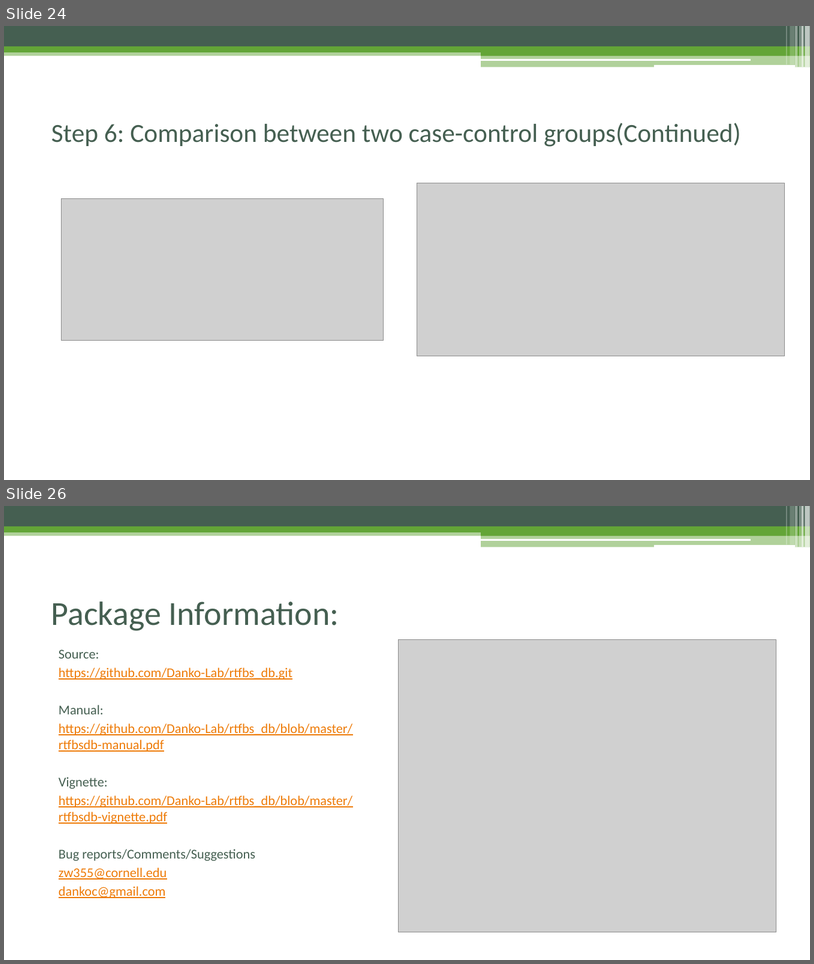
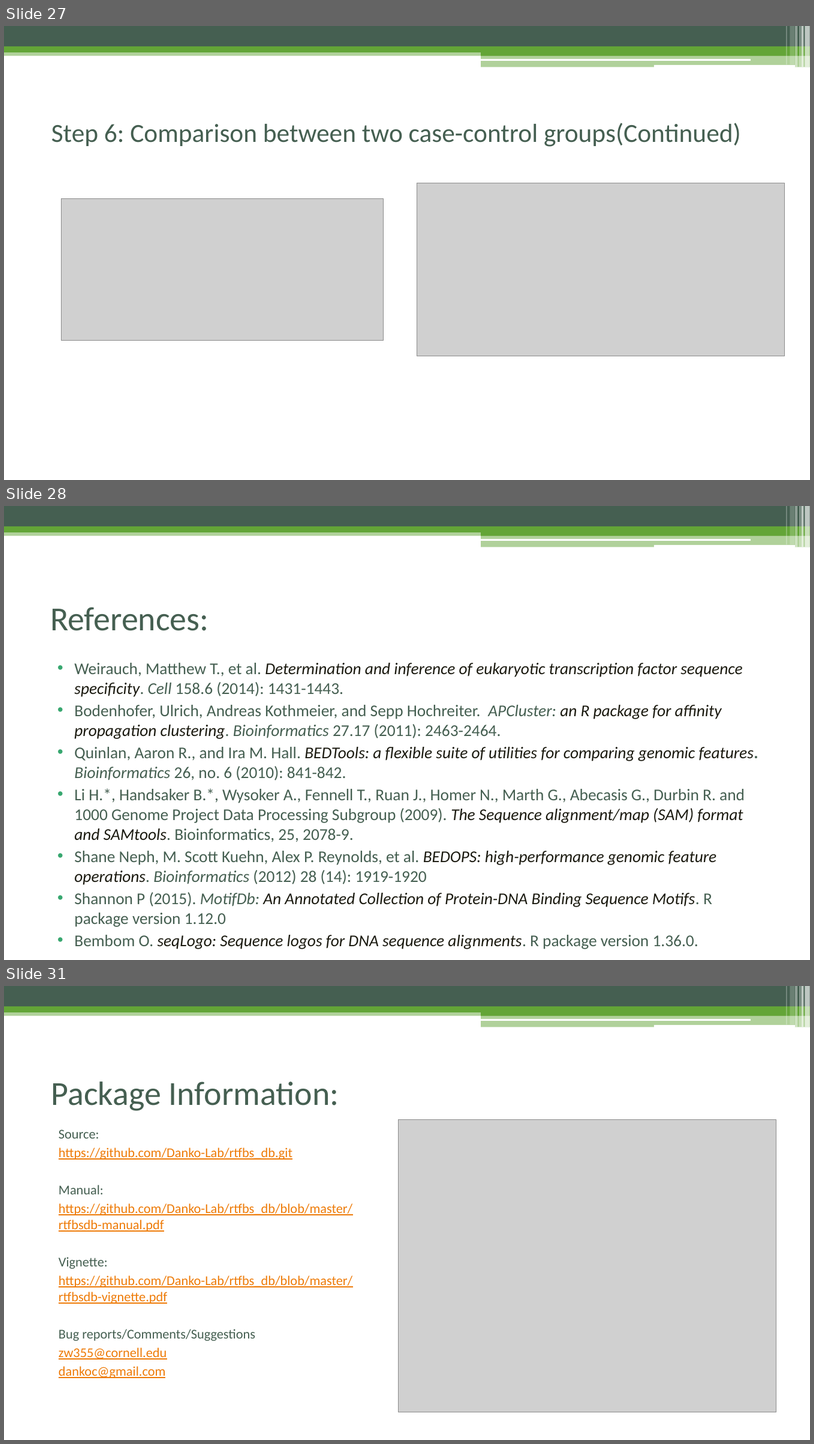
Before and after one commit to Danko-Lab/rtfbs_db, a slide deck: rtfbsdb-tutorial.pptx. Shown one above the other, each under a label of ours: slides 24 and 26 before the commit, slides 27, 28 and 31 after it; the slides between them are not shown. The pictures are 814x964 and 814x1444 pixels, drawn with LibreOffice and Linux fonts; fonts in the diff are those of the drawing; grey boxes stand for pictures. Boxes give left, top, right and bottom in pixels: in the first picture for what was removed or moved away, otherwise in the second. Text is boxed around its words. In the diff, an @@ line names an element or a change of style, - is before the commit and + after.

```diff
--- a/rtfbsdb-tutorial.pptx
+++ b/rtfbsdb-tutorial.pptx
@@ slide 28 added at <box>4,506,810,960</box>, background #FFFFFF; not listed: 13 template elements that a slide beside it also shows @@
@@ title added at <box>50,607,209,631</box>, 40 pt, text #455F51 @@
+References:
@@ text added at <box>74,663,759,949</box>, 19.6 pt, text #455F51 @@
+• Weirauch, Matthew T., et al. Determination and inference of eukaryotic transcription factor sequence specificity. Cell 158.6 (2014): 1431-1443.
+• Bodenhofer, Ulrich, Andreas Kothmeier, and Sepp Hochreiter. APCluster: an R package for affinity propagation clustering. Bioinformatics 27.17 (2011): 2463-2464.
+• Quinlan, Aaron R., and Ira M. Hall. BEDTools: a flexible suite of utilities for comparing genomic features. Bioinformatics 26, no. 6 (2010): 841-842.
+• Li H.*, Handsaker B.*, Wysoker A., Fennell T., Ruan J., Homer N., Marth G., Abecasis G., Durbin R. and 1000 Genome Project Data Processing Subgroup (2009). The Sequence alignment/map (SAM) format and SAMtools. Bioinformatics, 25, 2078-9.
+• Shane Neph, M. Scott Kuehn, Alex P. Reynolds, et al. BEDOPS: high-performance genomic feature operations. Bioinformatics (2012) 28 (14): 1919-1920
+• Shannon P (2015). MotifDb: An Annotated Collection of Protein-DNA Binding Sequence Motifs. R package version 1.12.0
+• Bembom O. seqLogo: Sequence logos for DNA sequence alignments. R package version 1.36.0.
@@ what was slide 24 is now slide 27 @@
@@ what was slide 26 is now slide 31 @@
```
Also in this commit, not shown: 8 slides changed, 4 other slides added, 16 other files.
